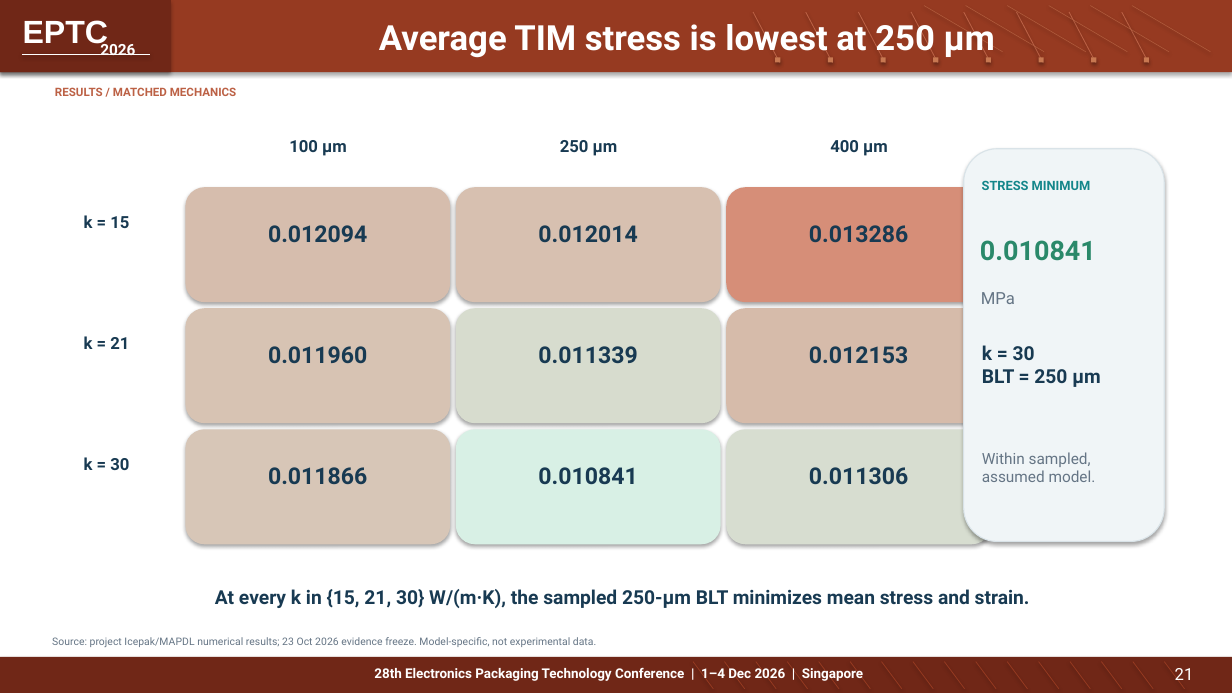
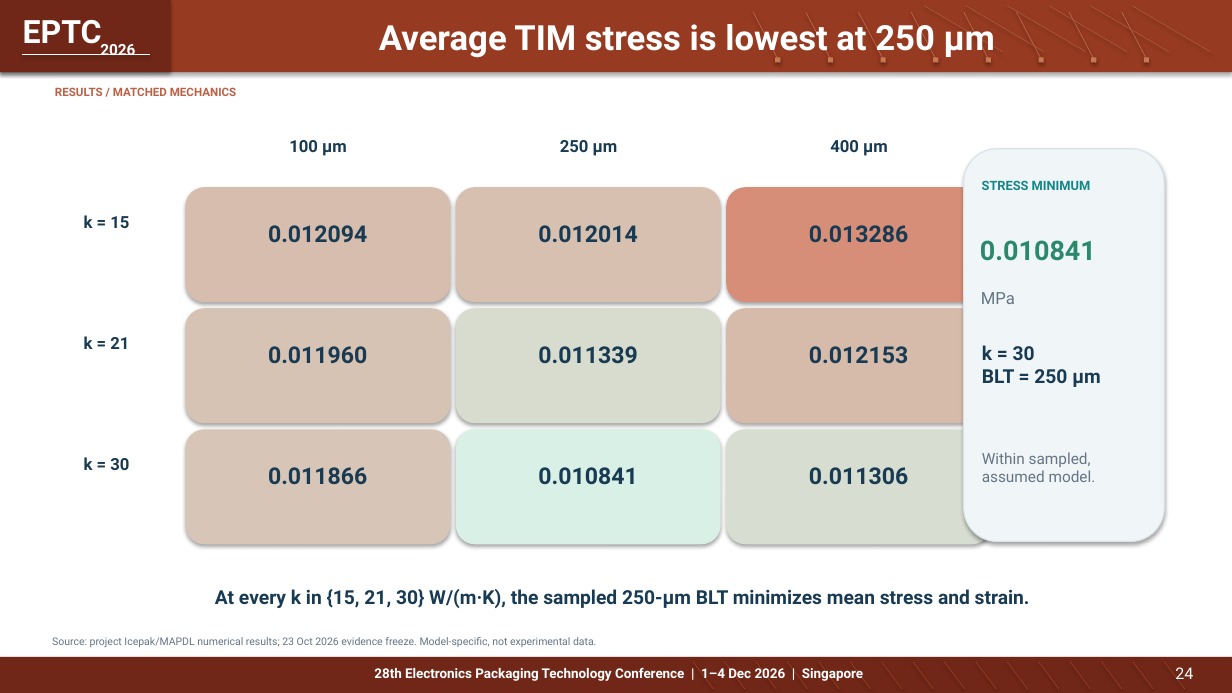
Before and after one commit to Makise-okabe/EPTC, a slide deck: slide 24 of presentations/EPTC_2026_Student_Innovation_Challenge_Presentation.pptx (slide 21 before the commit). Drawn at 1232x693 pixels with LibreOffice and Linux fonts; fonts in the diff are those of the drawing. Boxes give left, top, right and bottom in pixels: in the first picture for what was removed or moved away, otherwise in the second. Text is boxed around its words. In the diff, an @@ line names an element or a change of style, - is before the commit and + after.

```diff
--- a/presentations/EPTC_2026_Student_Innovation_Challenge_Presentation.pptx
+++ b/presentations/EPTC_2026_Student_Innovation_Challenge_Presentation.pptx
@@ text "EPTC" at (23, 20, 102, 48): font Arial to Roboto @@
@@ text "Source: project Icepak/MAPDL numerical results; ..." at (52, 637, 596, 647): size 8.1 to 8.2 pt @@
@@ text at (1175, 667, 1193, 679): text changed; size 13 to 12.5 pt @@
-21
+24
```
Also in this commit, not shown: 29 other slides changed, 5 slides added.
